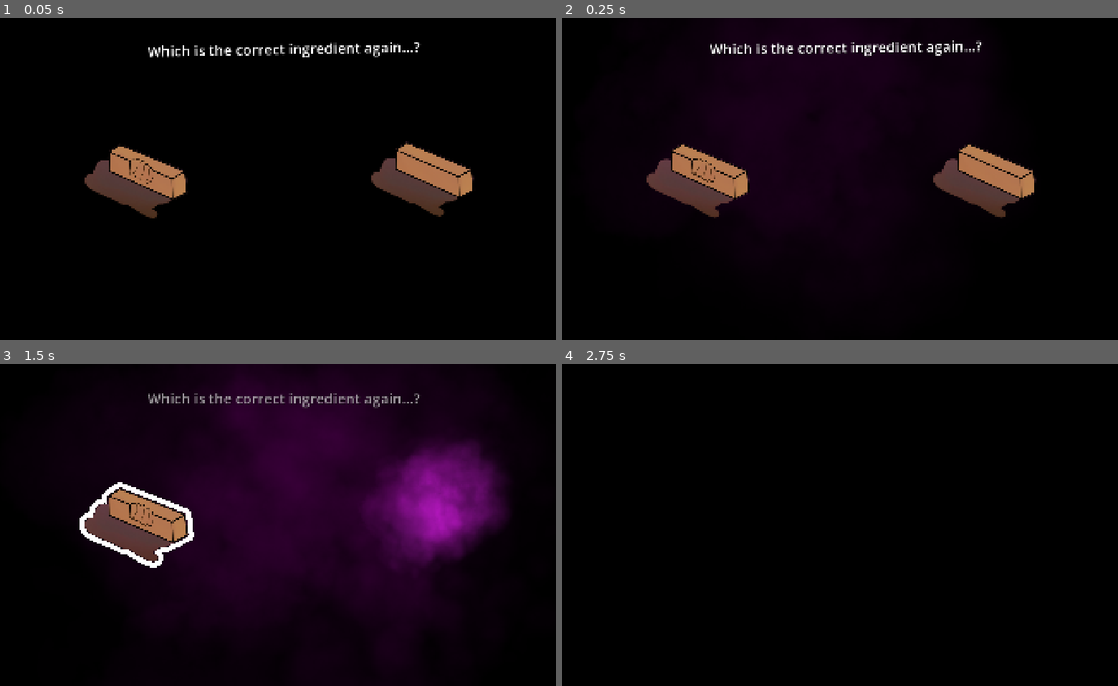
Above: before the commit, frames 1-4 (two rows, left to right).
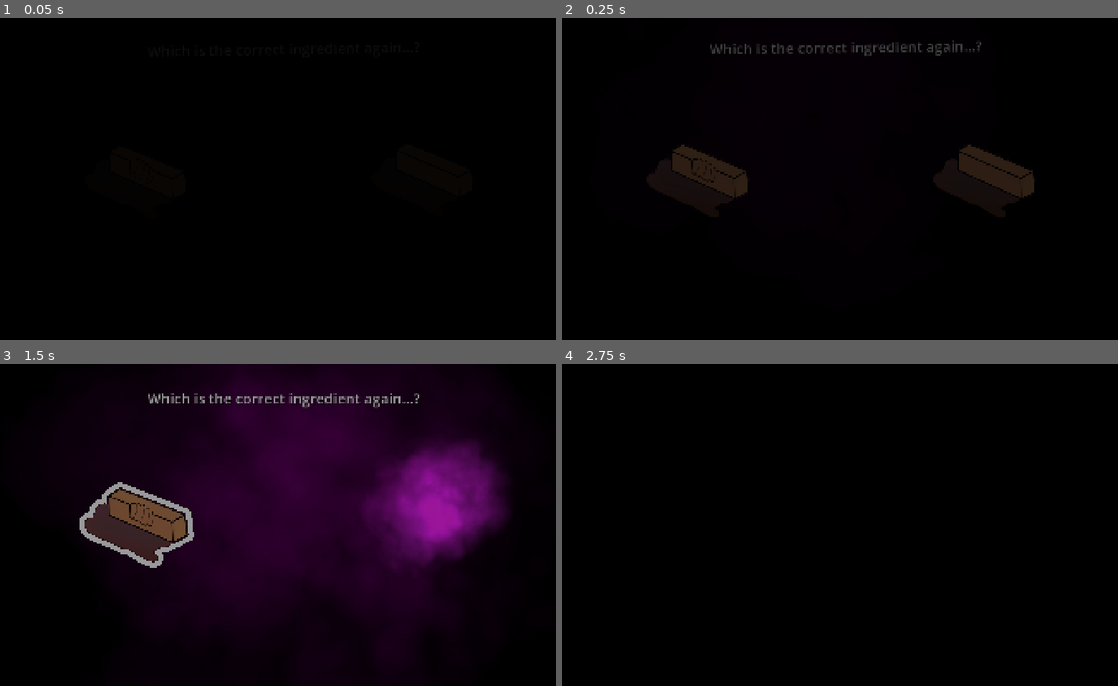
Above: after the commit, the same moments.

Repository: nstryder/Pumpkin-And-Mayhem
Game: Godot game, scene res://src/game_screens/minigames/twist_quizzes/quiz_butter.tscn
Two runs of this game, one before a commit and one after it. Both use one fixed random seed, a clock stepped at 60 frames per second and the inputs below. This scene is started directly instead of the project's main scene.
Inputs (mouse positions are in pixels of both pictures, inside the frame that each line leads up to):
- Up to frame 1 (0.05 s): no input
- Up to frame 2 (0.25 s): no input
- Up to frame 3 (1.5 s): drag from (139, 525) to (428, 528) at 0.52 s; drag from (166, 541) to (255, 589) at 1.27 s
- Up to frame 4 (2.75 s): move the mouse to (901, 454) at 2.02 s; click (901, 454) at 2.17 s

The runs differ from the first frame. In frame 1, 5.4% of the frame differs, in the area x 15-86%, y 7-63%; in frame 2, 5.5%, in the area x 15-86%, y 6-63%; in frame 3, 3.1%; in frame 4, nothing differs.
Error in both runs: Invalid type in function 'woosh_unchosen' in base 'Node2D (twist_quiz.gd)'. The Object-derived class of argument 1 (previously freed) is not a subclass of the …

Commit message:
Resolve small ingredient sprites based on twist flag in kitchen

Diff:
--- a/src/game_screens/kitchen_scene.gd
+++ b/src/game_screens/kitchen_scene.gd
@@ -51,7 +51,15 @@
 	if not GlobalState.got_butter:
 		butter.queue_free()
 
-	if GlobalState.has_all_smalls() and not GlobalState.fixed_twist_smalls:
+	for ingredient_name: String in ["milk", "cream", "shaker", "butter"]:
+		var ingredient: ClickableArea = get(ingredient_name)
+		var sprite: Sprite2D = ingredient.get_node("Sprite")
+		sprite.texture = GlobalState.call("get_sprite_" + ingredient_name)
+		if GlobalState.get(ingredient_name + "_status") != GlobalState.Status.NONE:
+			ingredient.process_mode = Node.PROCESS_MODE_DISABLED
+
+
+	if GlobalState.has_all_smalls() and not GlobalState.resolved_all_twists_small():
 		twist_small_ingredients()
 
 
--- a/src/game_screens/minigames/twist_quiz.tscn
+++ b/src/game_screens/minigames/twist_quiz.tscn
@@ -143,7 +143,7 @@
 "times": PackedFloat32Array(0.25, 1.25),
 "transitions": PackedFloat32Array(1, 1),
 "update": 0,
-"values": [0.008726646259971648, -0.008726646259971648]
+"values": [0.00872664625997164, -0.00872664625997164]
 }
 tracks/5/type = "value"
 tracks/5/imported = false
@@ -155,7 +155,7 @@
 "times": PackedFloat32Array(0.75, 1.75),
 "transitions": PackedFloat32Array(1, 1),
 "update": 0,
-"values": [0.008726646259971648, -0.008726646259971648]
+"values": [0.00872664625997164, -0.00872664625997164]
 }
 
 [sub_resource type="AnimationLibrary" id="AnimationLibrary_fc0sf"]
@@ -169,14 +169,31 @@
 tracks/0/type = "value"
 tracks/0/imported = false
 tracks/0/enabled = true
-tracks/0/path = NodePath(".:modulate")
+tracks/0/path = NodePath("CanvasLayer/Shroud:color")
 tracks/0/interp = 1
 tracks/0/loop_wrap = true
 tracks/0/keys = {
 "times": PackedFloat32Array(0),
 "transitions": PackedFloat32Array(1),
 "update": 0,
-"values": [Color(1, 1, 1, 1)]
+"values": [Color(0, 0, 0, 0)]
+}
+
+[sub_resource type="Animation" id="Animation_se2ad"]
+resource_name = "fade_in"
+length = 1.5
+step = 0.5
+tracks/0/type = "value"
+tracks/0/imported = false
+tracks/0/enabled = true
+tracks/0/path = NodePath("CanvasLayer/Shroud:color")
+tracks/0/interp = 1
+tracks/0/loop_wrap = true
+tracks/0/keys = {
+"times": PackedFloat32Array(0, 1),
+"transitions": PackedFloat32Array(1, 1),
+"update": 0,
+"values": [Color(0, 0, 0, 1), Color(0, 0, 0, 0)]
 }
 
 [sub_resource type="Animation" id="Animation_fc0sf"]
@@ -186,19 +203,20 @@
 tracks/0/type = "value"
 tracks/0/imported = false
 tracks/0/enabled = true
-tracks/0/path = NodePath(".:modulate")
+tracks/0/path = NodePath("CanvasLayer/Shroud:color")
 tracks/0/interp = 1
 tracks/0/loop_wrap = true
 tracks/0/keys = {
 "times": PackedFloat32Array(0.5, 1.5),
 "transitions": PackedFloat32Array(1, 1),
 "update": 0,
-"values": [Color(1, 1, 1, 1), Color(1, 1, 1, 0)]
+"values": [Color(0, 0, 0, 0), Color(0, 0, 0, 1)]
 }
 
 [sub_resource type="AnimationLibrary" id="AnimationLibrary_aecyt"]
 _data = {
 &"RESET": SubResource("Animation_aecyt"),
+&"fade_in": SubResource("Animation_se2ad"),
 &"fade_out": SubResource("Animation_fc0sf")
 }
 
@@ -305,8 +323,9 @@
 
 [node name="Transition" type="AnimationPlayer" parent="." unique_id=1663414677]
 libraries/ = SubResource("AnimationLibrary_aecyt")
-
-[node name="SmokeParticles" type="GPUParticles2D" parent="." unique_id=533602440]
+autoplay = &"fade_in"
+
+[node name="Fog" type="GPUParticles2D" parent="." unique_id=533602440]
 material = SubResource("CanvasItemMaterial_lwrwe")
 position = Vector2(960, 540)
 amount = 16
@@ -368,5 +387,16 @@
 explosiveness = 1.0
 process_material = SubResource("ParticleProcessMaterial_se2ad")
 
+[node name="CanvasLayer" type="CanvasLayer" parent="." unique_id=1503523035]
+
+[node name="Shroud" type="ColorRect" parent="CanvasLayer" unique_id=1532880561]
+anchors_preset = 15
+anchor_right = 1.0
+anchor_bottom = 1.0
+grow_horizontal = 2
+grow_vertical = 2
+mouse_filter = 2
+color = Color(0, 0, 0, 0)
+
 [connection signal="clicked" from="Choice2/Choice2" to="." method="_on_choice_2_clicked"]
 [connection signal="clicked" from="Choice1/Choice1" to="." method="_on_choice_1_clicked"]
--- a/src/globals/global_state.gd
+++ b/src/globals/global_state.gd
@@ -45,7 +45,6 @@
 var got_cream: bool = false
 var got_butter: bool = false
 var got_shaker: bool = false
-var fixed_twist_smalls: bool = false
 
 var milk_status := Status.NONE
 var cream_status := Status.NONE
@@ -73,3 +72,46 @@
 func twist_select_wrong(variable_name: String) -> void:
 	print("That's wrong.")
 	set(variable_name + "_status", Status.TWISTED)
+
+
+func resolved_all_twists_small() -> bool:
+	var statuses: Array[Status] = [milk_status, cream_status, butter_status, shaker_status]
+	return statuses.all(func(status: Status) -> bool: return status != Status.NONE)
+
+
+func choose_sprite(status: Status, normal: Texture2D, twisted: Texture2D) -> Texture2D:
+	match status:
+		Status.NORMAL:
+			return normal
+		Status.TWISTED:
+			return twisted
+		Status.NONE:
+			if has_all_smalls():
+				return twisted
+			else:
+				return normal
+	return null
+
+
+func get_sprite_milk() -> Texture2D:
+	var normal: Texture2D = load("uid://pvuyroskktye")
+	var twisted: Texture2D = load("uid://btj42vo0f0d0o")
+	return choose_sprite(milk_status, normal, twisted)
+
+
+func get_sprite_cream() -> Texture2D:
+	var normal: Texture2D = load("uid://b2ybjva3igr2j")
+	var twisted: Texture2D = load("uid://bsajpet38tuqg")
+	return choose_sprite(cream_status, normal, twisted)
+
+
+func get_sprite_butter() -> Texture2D:
+	var normal: Texture2D = load("uid://k3fhct5gnqag")
+	var twisted: Texture2D = load("uid://cyumuhkyfbj6o")
+	return choose_sprite(butter_status, normal, twisted)
+
+
+func get_sprite_shaker() -> Texture2D:
+	var normal: Texture2D = load("uid://dn6818hr3pdq3")
+	var twisted: Texture2D = load("uid://cr8cmt03e8hq7")
+	return choose_sprite(shaker_status, normal, twisted)
Not shown: 14 places in src/game_screens/kitchen_scene.tscn that only renumber resources
Not shown: 4 places in src/game_screens/minigames/twist_quiz.tscn that only renumber resources
